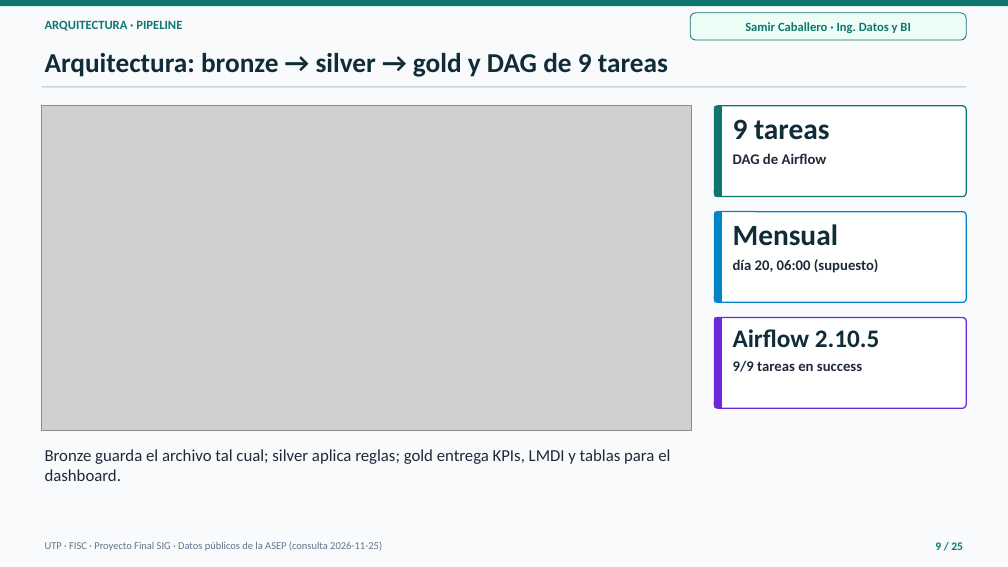
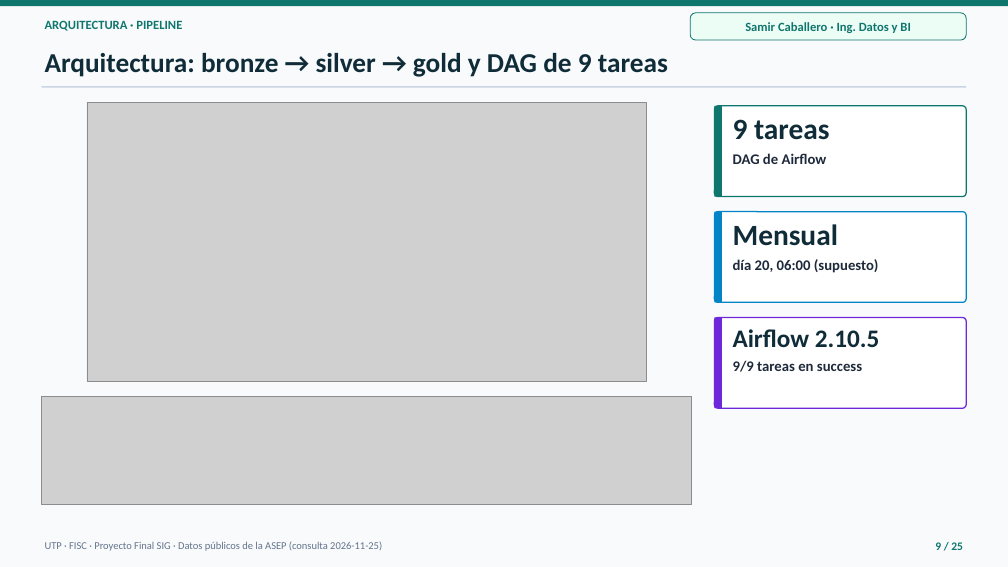
Before and after one commit to Samycaballero/sig-distribuidoras-asep, a slide deck: slide 9 of presentacion/Presentacion_SIG_Distribuidoras_ASEP.pptx. Drawn at 1008x567 pixels with LibreOffice and Linux fonts; fonts in the diff are those of the drawing; grey boxes stand for pictures. Boxes give left, top, right and bottom in pixels: in the first picture for what was removed or moved away, otherwise in the second. Text is boxed around its words. In the diff, an @@ line names an element or a change of style, - is before the commit and + after.

```diff
--- a/presentacion/Presentacion_SIG_Distribuidoras_ASEP.pptx
+++ b/presentacion/Presentacion_SIG_Distribuidoras_ASEP.pptx
@@ picture: place and size @@
-picture at [42,106,692,431]
+picture at [87,102,647,382]
@@ picture added at [42,397,692,504] @@
@@ text removed at [45,449,670,481] @@
-Bronze guarda el archivo tal cual; silver aplica reglas; gold entrega KPIs, LMDI y tablas para el dashboard.
```
Also in this commit, not shown: 1 other file.
